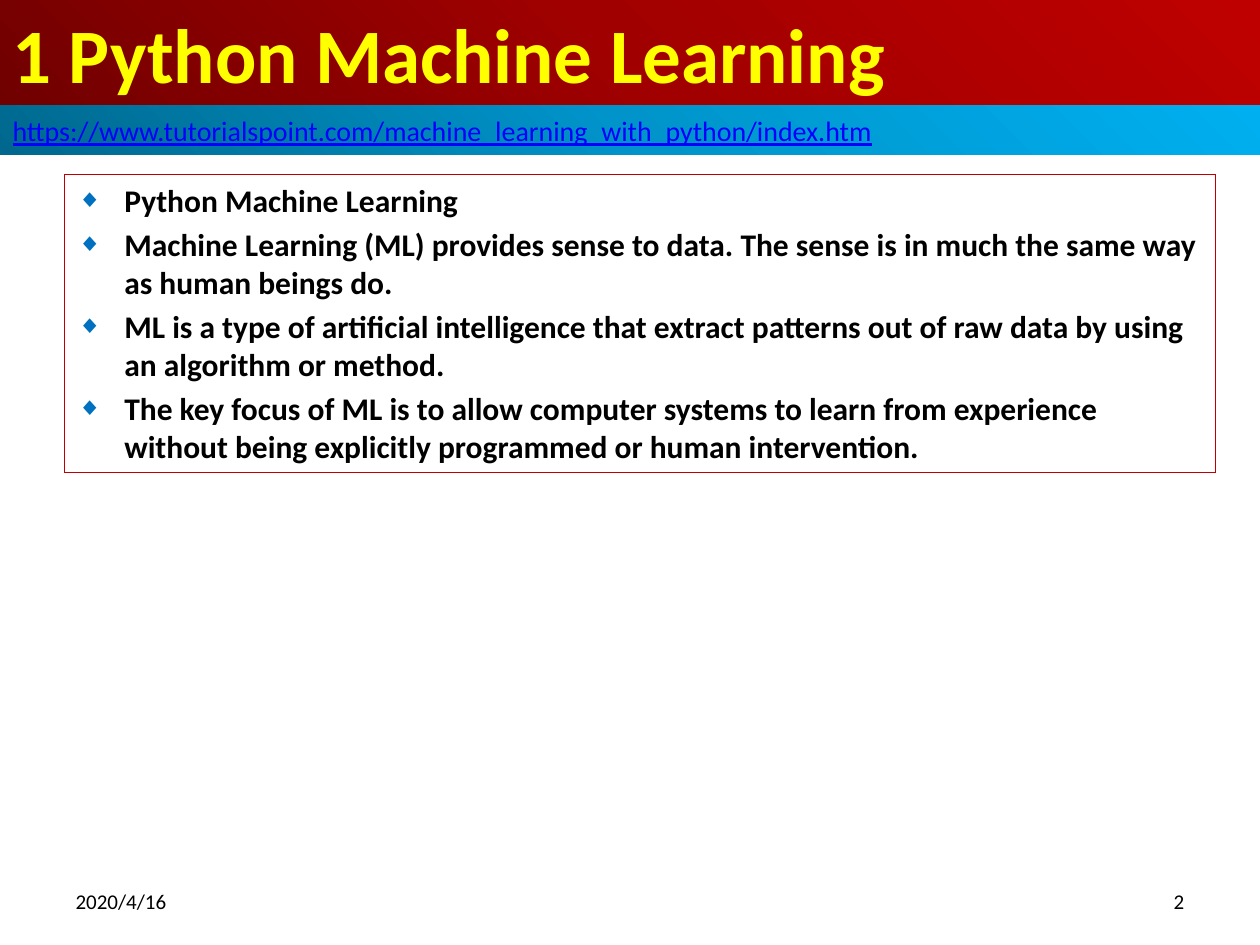
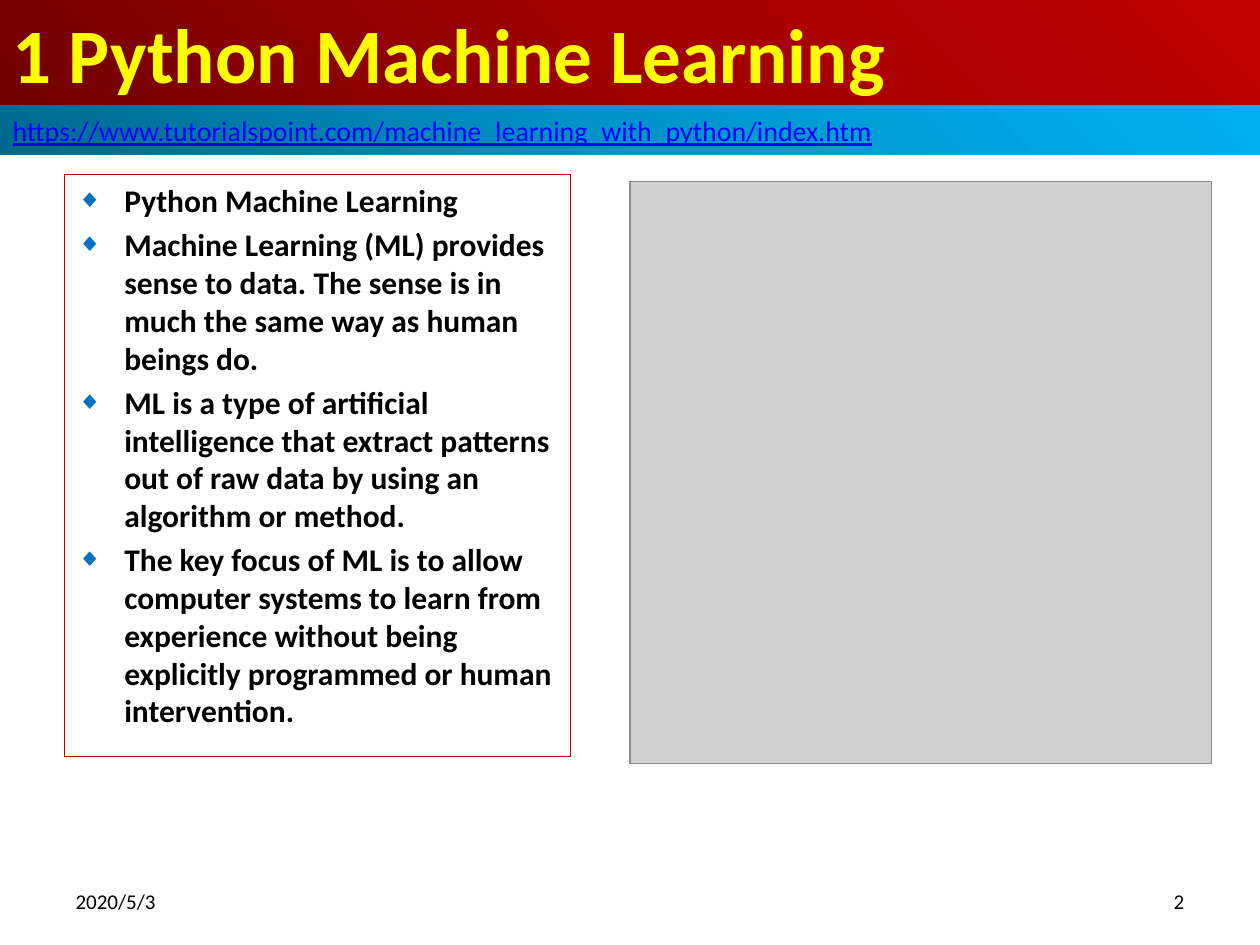
Before and after one commit to peterhchen/800_MachineLearning, a slide deck: slide 2 of 01_Home.pptx. Drawn at 1260x945 pixels with LibreOffice and Linux fonts; fonts in the diff are those of the drawing; grey boxes stand for pictures. Boxes give left, top, right and bottom in pixels: in the first picture for what was removed or moved away, otherwise in the second. Text is boxed around its words. In the diff, an @@ line names an element or a change of style, - is before the commit and + after.

```diff
--- a/01_Home.pptx
+++ b/01_Home.pptx
@@ subtitle "Python Machine Learning": place and size @@
-subtitle "Python Machine Learning" at box(64, 175, 1215, 472)
+subtitle "Python Machine Learning" at box(64, 175, 571, 757)
@@ picture added at box(630, 181, 1212, 764) @@
@@ text at box(76, 894, 156, 910): text changed @@
-2020/4/16
+2020/5/3
```
Also in this commit, not shown: 2 other slides changed.
